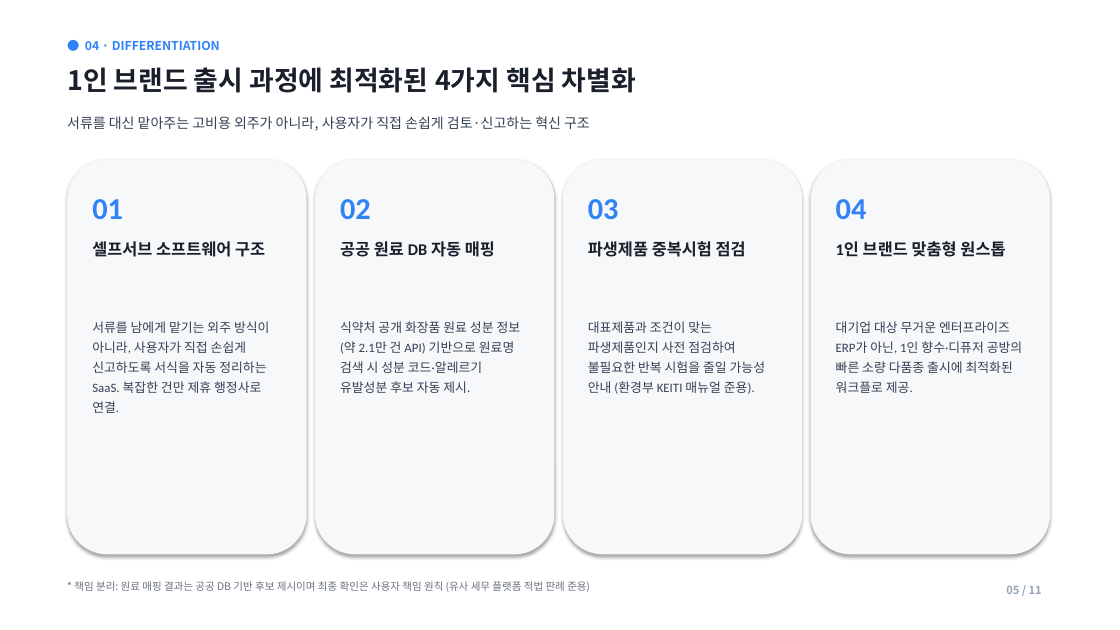
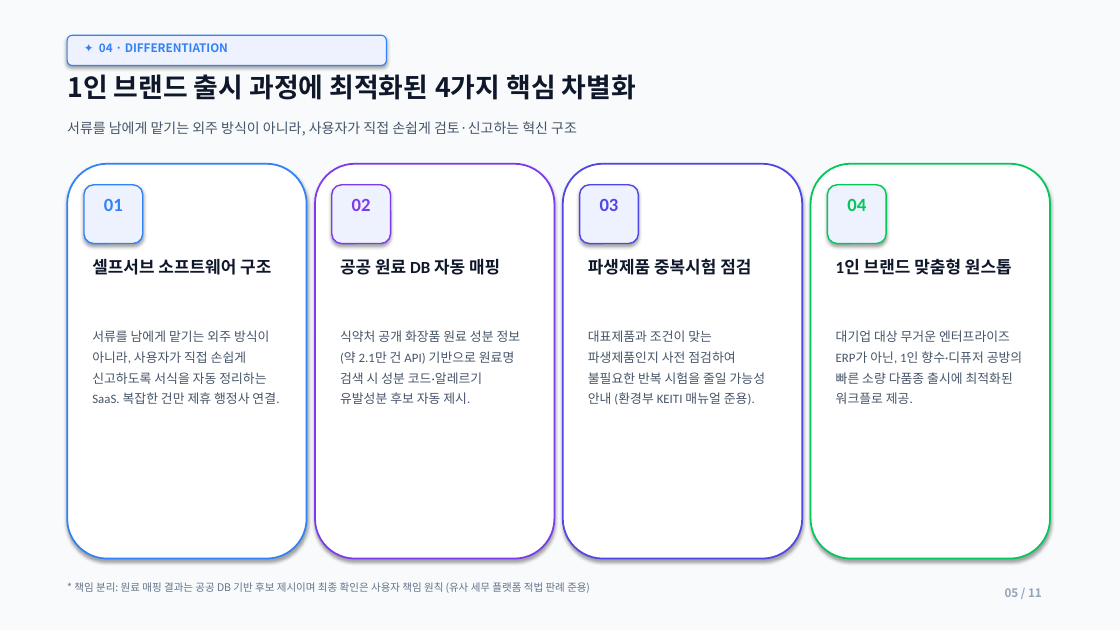
Before and after one commit to lita-lilith16/formu-landing, a slide deck: slide 5 of public/formu_pitch_deck.pptx. Drawn at 1120x630 pixels with LibreOffice and Linux fonts; fonts in the diff are those of the drawing. Boxes give left, top, right and bottom in pixels: in the first picture for what was removed or moved away, otherwise in the second. Text is boxed around its words. In the diff, an @@ line names an element or a change of style, - is before the commit and + after.

Commit message:
feat(pitch-deck): apply 3D glassmorphism reference style with blue-purple-white palette, Kanban scheduling, exploded architecture, and bold metric cards

```diff
--- a/public/formu_pitch_deck.pptx
+++ b/public/formu_pitch_deck.pptx
@@ rectangle at (0, 0, 1120, 630): fill #FFFFFF to #F8FAFC @@
@@ rounded rectangle added at (67, 35, 386, 66), fill #EEF2FF, outline #3182F6 1 pt @@
@@ text at (99, 43, 228, 52): text changed; size 10.5 to 10 pt @@
-● 04 · DIFFERENTIATION
+✦ 04 · DIFFERENTIATION
@@ text "1인 브랜드 출시 과정에 최적화된 ..." at (67, 74, 636, 100): text colour #1A1F2C to #0F172A @@
@@ text at (67, 121, 577, 135): text changed; text colour #334155 to #475569 @@
-서류를 대신 맡아주는 고비용 외주가 아니라, 사용자가 직접 손쉽게 검토·신고하는 혁신 구조
+서류를 남에게 맡기는 외주 방식이 아니라, 사용자가 직접 손쉽게 검토·신고하는 혁신 구조
@@ rounded rectangle at (67, 164, 307, 559): fill #F7F8FA to #FFFFFF; outline none to #3182F6 1.5 pt @@
@@ rounded rectangle at (315, 164, 555, 559): fill #F7F8FA to #FFFFFF; outline none to #7C3AED 1.5 pt @@
@@ rounded rectangle at (563, 164, 802, 559): fill #F7F8FA to #FFFFFF; outline none to #4F46E5 1.5 pt @@
@@ 4 rounded rectangles, 1 text: place and size @@
-4 rounded rectangles, 1 text at (67, 67, 1050, 555)
+4 rounded rectangles, 1 text at (67, 74, 1050, 559)
@@ rounded rectangle at (811, 164, 1050, 559): fill #F7F8FA to #FFFFFF; outline none to #03C75A 1.5 pt @@
@@ text "01" at (104, 199, 123, 211): size 26 to 16 pt; alignment left to centre @@
@@ rounded rectangle added at (84, 185, 143, 244), fill #EEF2FF, outline #3182F6 1.2 pt @@
@@ text "02" at (352, 199, 371, 211): size 26 to 16 pt, text colour #3182F6 to #7C3AED; alignment left to centre @@
@@ rounded rectangle added at (332, 185, 391, 244), fill #EEF2FF, outline #7C3AED 1.2 pt @@
@@ text "03" at (600, 199, 619, 211): size 26 to 16 pt, text colour #3182F6 to #4F46E5; alignment left to centre @@
@@ rounded rectangle added at (580, 185, 639, 244), fill #EEF2FF, outline #4F46E5 1.2 pt @@
@@ text "04" at (847, 199, 866, 211): size 26 to 16 pt, text colour #3182F6 to #03C75A; alignment left to centre @@
@@ rounded rectangle added at (828, 185, 886, 244), fill #EEF2FF, outline #03C75A 1.2 pt @@
@@ 4 texts: place and size @@
-4 texts at (92, 241, 1005, 257)
+4 texts at (92, 258, 1012, 275)
@@ size 14 to 14.5 pt, text colour #1A1F2C to #0F172A in 4 elements at (92, 258, 271, 275), (340, 258, 500, 275), (588, 258, 751, 275), (836, 258, 1012, 275) @@
@@ text "식약처 공개 화장품 원료 성분 ...": place and size @@
-text "식약처 공개 화장품 원료 성분 ..." at (340, 321, 521, 393)
+text "식약처 공개 화장품 원료 성분 ..." at (340, 330, 521, 404)
@@ text "대표제품과 조건이 맞는 파생제품인지 사전 ...": place and size @@
-text "대표제품과 조건이 맞는 파생제품인지 사전 ..." at (588, 321, 765, 394)
+text "대표제품과 조건이 맞는 파생제품인지 사전 ..." at (588, 330, 765, 405)
@@ text colour #334155 to #475569; line spacing 1.3 to 1.35 in 3 elements at (340, 330, 521, 404), (588, 330, 765, 405), (836, 330, 1022, 404) @@
@@ text "대기업 대상 무거운 엔터프라이즈 ERP가 ...": place and size @@
-text "대기업 대상 무거운 엔터프라이즈 ERP가 ..." at (836, 321, 1022, 393)
+text "대기업 대상 무거운 엔터프라이즈 ERP가 ..." at (836, 330, 1022, 404)
@@ text at (92, 330, 279, 404): text changed; text colour #334155 to #475569 @@
-서류를 남에게 맡기는 외주 방식이 아니라, 사용자가 직접 손쉽게 신고하도록 서식을 자동 정리하는 SaaS. 복잡한 건만 제휴 행정사로 연결.
+서류를 남에게 맡기는 외주 방식이 아니라, 사용자가 직접 손쉽게 신고하도록 서식을 자동 정리하는 SaaS. 복잡한 건만 제휴 행정사 연결.
@@ text "05 / 11" at (1005, 588, 1042, 597): size 9.5 to 10 pt @@
```
Also in this commit, not shown: 10 other slides changed, 1 other file.
